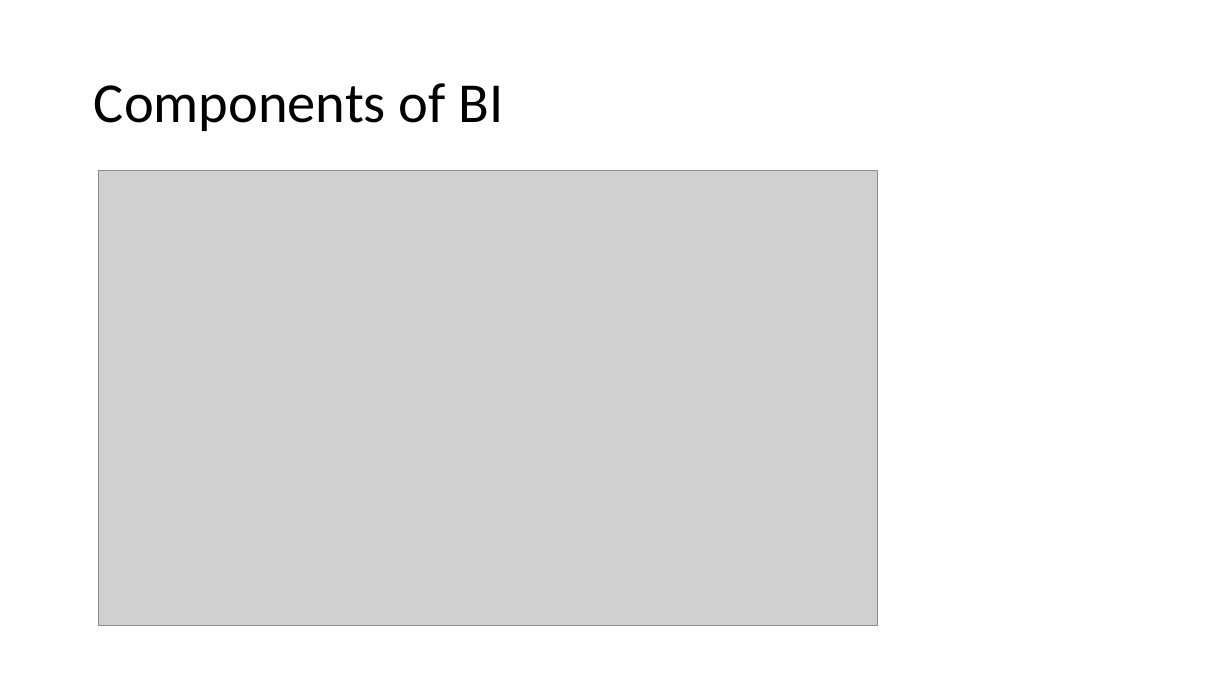
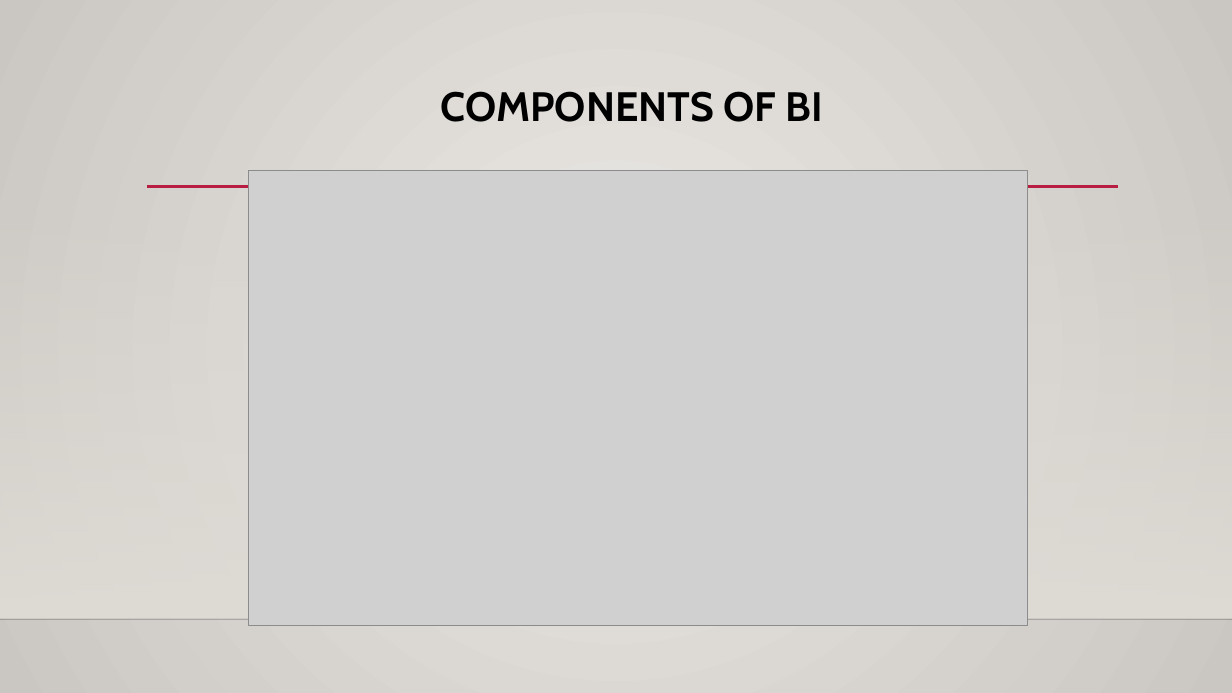
Before and after one commit to tomarprateek/ujl, a slide deck: slide 7 of Business Intelligence(BI).pptx (slide 6 before the commit). Drawn at 1232x693 pixels with LibreOffice and Linux fonts; fonts in the diff are those of the drawing; grey boxes stand for pictures; background and template pictures are left out. Boxes give left, top, right and bottom in pixels: in the first picture for what was removed or moved away, otherwise in the second. Text is boxed around its words. In the diff, an @@ line names an element or a change of style, - is before the commit and + after.

```diff
--- a/Business Intelligence(BI).pptx
+++ b/Business Intelligence(BI).pptx
@@ background #FFFFFF to gradient #ECEAE7 to #CAC7C1 @@
@@ title "COMPONENTS OF BI" at [441, 91, 822, 122]: vertical alignment middle to top @@
@@ title at [441, 91, 822, 122]: text changed; size 44 to 32 pt; font Calibri to Cabin; bold on @@
-Components of BI
+COMPONENTS OF BI
@@ picture: place and size @@
-picture at [98, 171, 877, 626]
+picture at [249, 171, 1028, 626]
@@ rectangle added at [0, 204, 1232, 619], fill gradient #DFDBD5 @@
@@ line added from (147, 187) to (1118, 187), #B71E42 2.5 pt @@
@@ line added from (0, 619) to (1232, 619), #000001 1 pt @@
```
Also in this commit, not shown: 4 other slides changed, 25 slides added, 1 slide removed.
